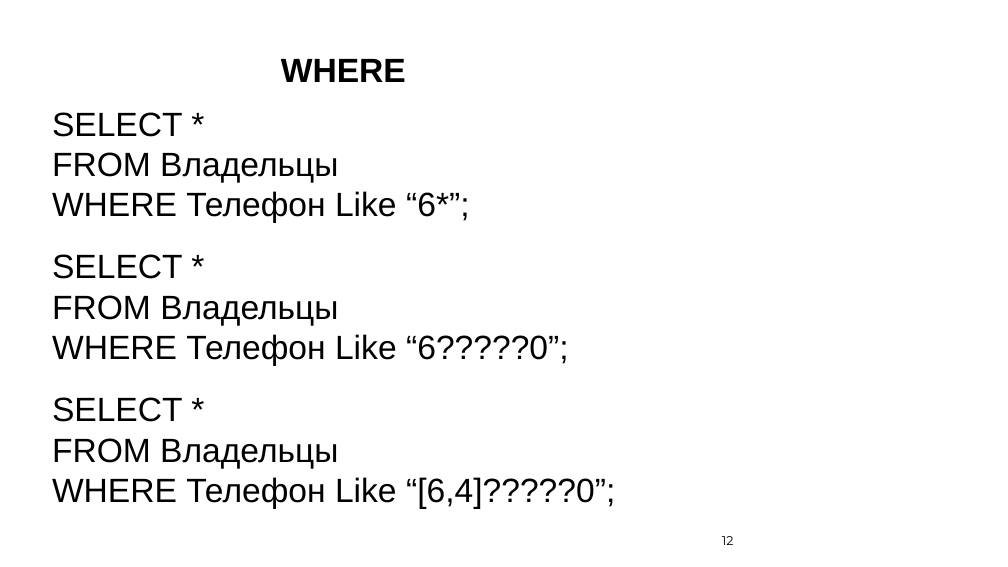
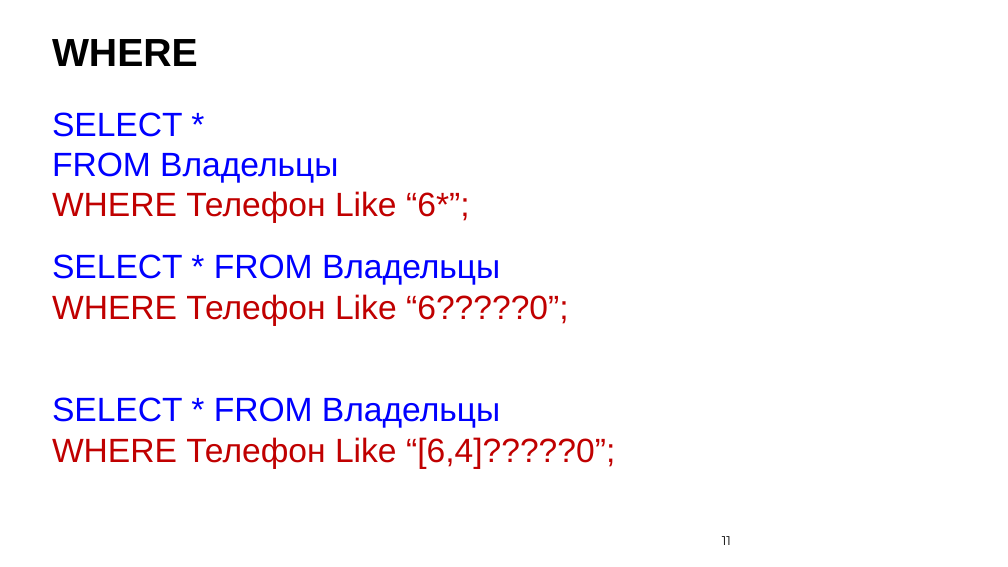
Before and after one commit to nesrv/pg-sql-1, a slide deck: slide 11 of DAY-2/docs/презентация.pptx (slide 12 before the commit). Drawn at 1008x567 pixels with LibreOffice and Linux fonts; fonts in the diff are those of the drawing; background and template pictures are left out. Boxes give left, top, right and bottom in pixels: in the first picture for what was removed or moved away, otherwise in the second. Text is boxed around its words. In the diff, an @@ line names an element or a change of style, - is before the commit and + after.

```diff
--- a/DAY-2/docs/презентация.pptx
+++ b/DAY-2/docs/презентация.pptx
@@ text "WHERE": place and size @@
-text "WHERE" at (281,59,406,82)
+text "WHERE" at (52,39,198,66)
@@ text "WHERE" at (52,39,198,66): size 24 to 28 pt @@
@@ text "SELECT *" at (52,112,469,223): text colour #000000 to #0000FF in "SELECT *", "FROM Владельцы"; text colour #000000 to #C00000 in "WHERE Телефон Like “6*”;" @@
@@ text at (52,254,500,285): text changed; text colour #000000 to #0000FF @@
-SELECT *
-FROM Владельцы
+SELECT * FROM Владельцы
@@ text at (52,294,568,326): text colour #000000 to #C00000 in "WHERE Телефон Like “6?????0”;" @@
@@ text at (52,397,500,428): text changed; text colour #000000 to #0000FF @@
-SELECT *
-FROM Владельцы
+SELECT * FROM Владельцы
@@ text at (52,437,615,469): text colour #000000 to #C00000 in "WHERE Телефон Like “[6,4]?????0”;" @@
@@ page number at (722,536,731,545): text changed @@
-12
+11
```
Also in this commit, not shown: 11 other slides changed.
